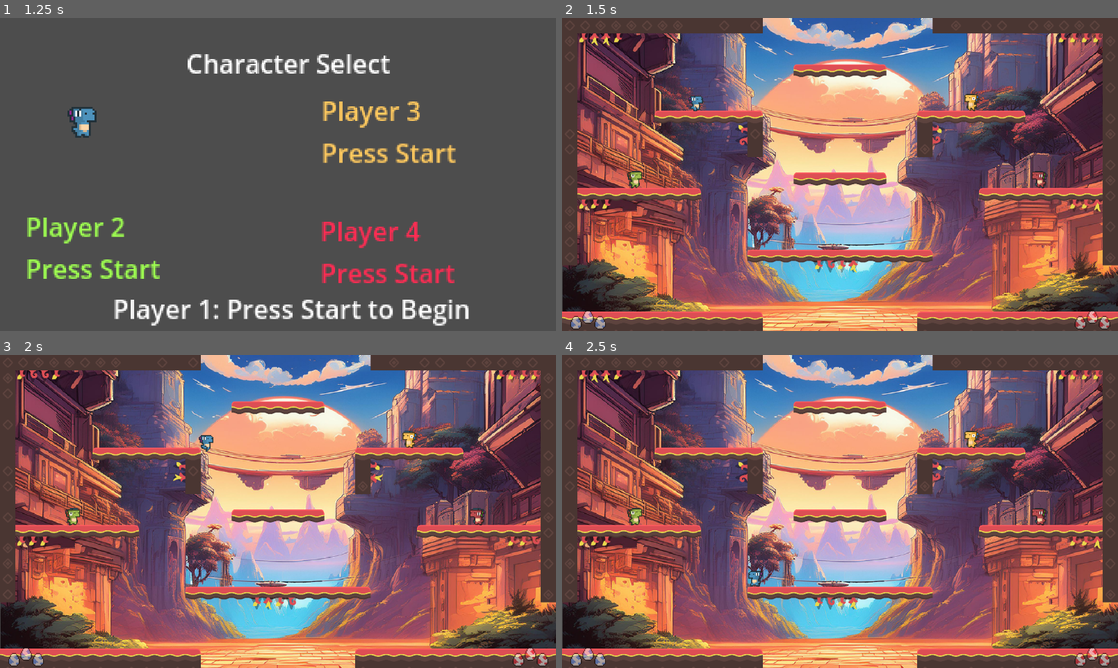
Above: before the commit, frames 1-4 (two rows, left to right).
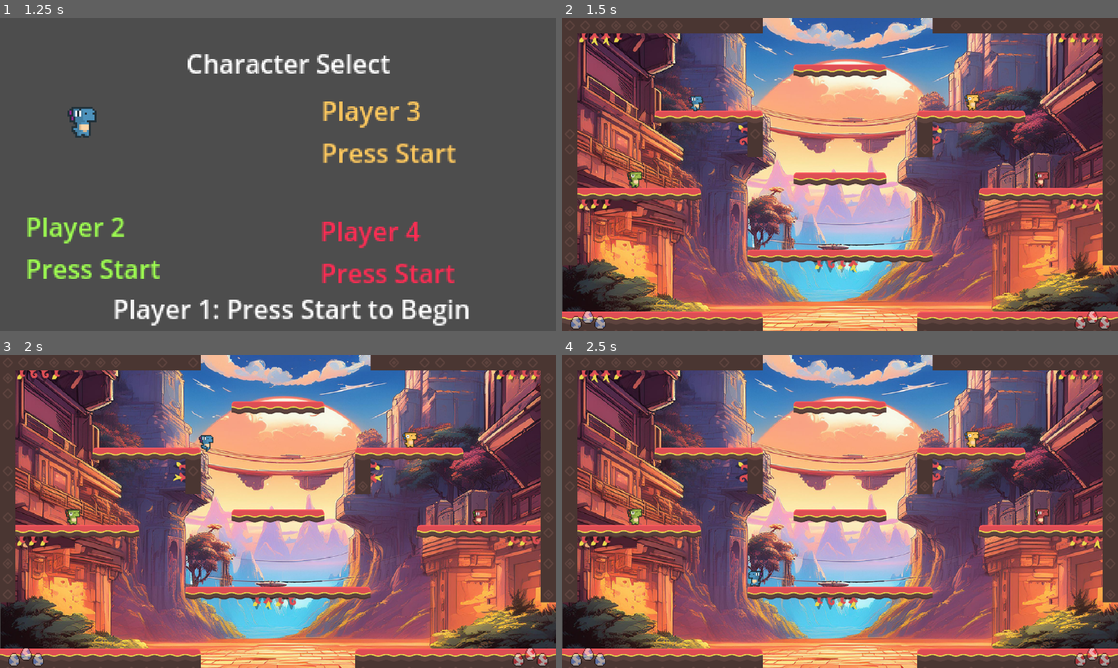
Above: after the commit, the same moments.

Repository: GomaGames/ggj-2025
Game: Godot game, scene res://Scenes/title.tscn
Two runs of this game, one before a commit and one after it. Both use one fixed random seed, a clock stepped at 60 frames per second and the inputs below.
Inputs:
- Up to frame 1 (1.25 s): tap Enter (any_start) at 0.5, 0.6 s; hold D (p1_right) from 0.53 s (still down)
- Up to frame 2 (1.5 s): keep holding D (p1_right); tap Enter (any_start) at 1.25, 1.35 s
- Up to frame 3 (2 s): keep holding D (p1_right)
- Up to frame 4 (2.5 s): release D (p1_right) at 2.03 s; hold A (p1_left) from 2.03 s (still down); tap Tab (p1_select) at 2.1 s; tap Enter (any_start) at 2.3 s

Frame 1 is identical in both runs. In frame 2, 0.2% of the frame differs, in the area x 12-88%, y 24-55%; in frame 3, 0.2%; in frame 4, 0.2%.

Commit message:
fix: various player 3 and 4 bugs
players 3 and 4 were flipped weird and only bubble themselves

Diff:
--- a/Maps/Map1.tscn
+++ b/Maps/Map1.tscn
@@ -468,14 +468,15 @@
 
 [node name="Player 3" parent="Players" node_paths=PackedStringArray("bubbles_container", "map_oneshot_anims_container", "player_spawn_points_container") instance=ExtResource("1_eil7l")]
 position = Vector2(849, 188)
-rotation = -3.14159
-scale = Vector2(1, -1)
 player_num = 3
 team_id = 2
 bubbles_container = NodePath("../../Bubbles")
 map_oneshot_anims_container = NodePath("../../OneShotAnimations")
 player_spawn_points_container = NodePath("../../PlayerSpawnPoints")
 
+[node name="Player 1" parent="Players/Player 3/Sprite" index="0"]
+visible = false
+
 [node name="Player 3" parent="Players/Player 3/Sprite" index="1"]
 visible = true
 
@@ -490,14 +491,15 @@
 
 [node name="Player 4" parent="Players" node_paths=PackedStringArray("bubbles_container", "map_oneshot_anims_container", "player_spawn_points_container") instance=ExtResource("1_eil7l")]
 position = Vector2(991, 349)
-rotation = -3.14159
-scale = Vector2(1, -1)
 player_num = 4
 team_id = 2
 bubbles_container = NodePath("../../Bubbles")
 map_oneshot_anims_container = NodePath("../../OneShotAnimations")
 player_spawn_points_container = NodePath("../../PlayerSpawnPoints")
 
+[node name="Player 1" parent="Players/Player 4/Sprite" index="0"]
+visible = false
+
 [node name="Player 4" parent="Players/Player 4/Sprite" index="3"]
 visible = true
 
--- a/Maps/Map2.tscn
+++ b/Maps/Map2.tscn
@@ -643,15 +643,16 @@
 process_material = SubResource("ParticleProcessMaterial_vol7d")
 
 [node name="Player 3" parent="Players" node_paths=PackedStringArray("bubbles_container", "map_oneshot_anims_container", "player_spawn_points_container") instance=ExtResource("9_w8ql3")]
-position = Vector2(869, 347)
-rotation = -3.14159
-scale = Vector2(1, -1)
+position = Vector2(869, 352)
 player_num = 3
 team_id = 2
 bubbles_container = NodePath("../../Bubbles")
 map_oneshot_anims_container = NodePath("../../OneShotAnimations")
 player_spawn_points_container = NodePath("../../PlayerSpawnPoints")
 
+[node name="Player 1" parent="Players/Player 3/Sprite" index="0"]
+visible = false
+
 [node name="Player 3" parent="Players/Player 3/Sprite" index="1"]
 visible = true
 
@@ -666,16 +667,18 @@
 
 [node name="Player 4" parent="Players" node_paths=PackedStringArray("bubbles_container", "map_oneshot_anims_container", "player_spawn_points_container") instance=ExtResource("9_w8ql3")]
 position = Vector2(877, 606)
-rotation = -3.14159
-scale = Vector2(1, -1)
 player_num = 4
 team_id = 2
 bubbles_container = NodePath("../../Bubbles")
 map_oneshot_anims_container = NodePath("../../OneShotAnimations")
 player_spawn_points_container = NodePath("../../PlayerSpawnPoints")
 
+[node name="Player 1" parent="Players/Player 4/Sprite" index="0"]
+visible = false
+
 [node name="Player 4" parent="Players/Player 4/Sprite" index="3"]
 visible = true
+animation = &"Hurt"
 
 [node name="KOParticles" parent="Players/Player 4/OneShotAnimations" index="0"]
 process_material = SubResource("ParticleProcessMaterial_rf8sk")
@@ -990,6 +993,7 @@
 
 [node name="BGM" type="AudioStreamPlayer2D" parent="."]
 stream = ExtResource("13_qqq52")
+autoplay = true
 parameters/looping = true
 
 [node name="Death1" type="AudioStreamPlayer2D" parent="."]
--- a/Maps/Map3.tscn
+++ b/Maps/Map3.tscn
@@ -468,14 +468,15 @@
 
 [node name="Player 3" parent="Players" node_paths=PackedStringArray("bubbles_container", "map_oneshot_anims_container", "player_spawn_points_container") instance=ExtResource("9_n4uyg")]
 position = Vector2(1024, 317)
-rotation = -3.14159
-scale = Vector2(1, -1)
 player_num = 3
 team_id = 2
 bubbles_container = NodePath("../../Bubbles")
 map_oneshot_anims_container = NodePath("../../OneShotAnimations")
 player_spawn_points_container = NodePath("../../PlayerSpawnPoints")
 
+[node name="Player 1" parent="Players/Player 3/Sprite" index="0"]
+visible = false
+
 [node name="Player 3" parent="Players/Player 3/Sprite" index="1"]
 visible = true
 
@@ -490,14 +491,15 @@
 
 [node name="Player 4" parent="Players" node_paths=PackedStringArray("bubbles_container", "map_oneshot_anims_container", "player_spawn_points_container") instance=ExtResource("9_n4uyg")]
 position = Vector2(989, 605)
-rotation = -3.14159
-scale = Vector2(1, -1)
 player_num = 4
 team_id = 2
 bubbles_container = NodePath("../../Bubbles")
 map_oneshot_anims_container = NodePath("../../OneShotAnimations")
 player_spawn_points_container = NodePath("../../PlayerSpawnPoints")
 
+[node name="Player 1" parent="Players/Player 4/Sprite" index="0"]
+visible = false
+
 [node name="Player 4" parent="Players/Player 4/Sprite" index="3"]
 visible = true
 
--- a/Maps/Map4.tscn
+++ b/Maps/Map4.tscn
@@ -721,14 +721,15 @@
 
 [node name="Player 3" parent="Players" node_paths=PackedStringArray("bubbles_container", "map_oneshot_anims_container", "player_spawn_points_container") instance=ExtResource("9_vtpdi")]
 position = Vector2(880, 255)
-rotation = -3.14159
-scale = Vector2(1, -1)
 player_num = 3
 team_id = 2
 bubbles_container = NodePath("../../Bubbles")
 map_oneshot_anims_container = NodePath("../../OneShotAnimations")
 player_spawn_points_container = NodePath("../../PlayerSpawnPoints")
 
+[node name="Player 1" parent="Players/Player 3/Sprite" index="0"]
+visible = false
+
 [node name="Player 3" parent="Players/Player 3/Sprite" index="1"]
 visible = true
 
@@ -743,14 +744,15 @@
 
 [node name="Player 4" parent="Players" node_paths=PackedStringArray("bubbles_container", "map_oneshot_anims_container", "player_spawn_points_container") instance=ExtResource("9_vtpdi")]
 position = Vector2(944, 415)
-rotation = -3.14159
-scale = Vector2(1, -1)
 player_num = 4
 team_id = 2
 bubbles_container = NodePath("../../Bubbles")
 map_oneshot_anims_container = NodePath("../../OneShotAnimations")
 player_spawn_points_container = NodePath("../../PlayerSpawnPoints")
 
+[node name="Player 1" parent="Players/Player 4/Sprite" index="0"]
+visible = false
+
 [node name="Player 4" parent="Players/Player 4/Sprite" index="3"]
 visible = true
 
--- a/Maps/Map5.tscn
+++ b/Maps/Map5.tscn
@@ -354,14 +354,15 @@
 
 [node name="Player 3" parent="Players" node_paths=PackedStringArray("bubbles_container", "map_oneshot_anims_container", "player_spawn_points_container") instance=ExtResource("1_eil7l")]
 position = Vector2(849, 201)
-rotation = -3.14159
-scale = Vector2(1, -1)
 player_num = 3
 team_id = 2
 bubbles_container = NodePath("../../Bubbles")
 map_oneshot_anims_container = NodePath("../../OneShotAnimations")
 player_spawn_points_container = NodePath("../../PlayerSpawnPoints")
 
+[node name="Player 1" parent="Players/Player 3/Sprite" index="0"]
+visible = false
+
 [node name="Player 3" parent="Players/Player 3/Sprite" index="1"]
 visible = true
 
@@ -376,14 +377,15 @@
 
 [node name="Player 4" parent="Players" node_paths=PackedStringArray("bubbles_container", "map_oneshot_anims_container", "player_spawn_points_container") instance=ExtResource("1_eil7l")]
 position = Vector2(991, 355)
-rotation = -3.14159
-scale = Vector2(1, -1)
 player_num = 4
 team_id = 2
 bubbles_container = NodePath("../../Bubbles")
 map_oneshot_anims_container = NodePath("../../OneShotAnimations")
 player_spawn_points_container = NodePath("../../PlayerSpawnPoints")
 
+[node name="Player 1" parent="Players/Player 4/Sprite" index="0"]
+visible = false
+
 [node name="Player 4" parent="Players/Player 4/Sprite" index="3"]
 visible = true
 
--- a/Scenes/map_select.tscn
+++ b/Scenes/map_select.tscn
@@ -2161,9 +2161,6 @@
 [node name="CollisionShape2D" parent="Maps/Map4/MapPreview4/Platforms/Platform7" index="0"]
 shape = SubResource("RectangleShape2D_ttbbg")
 
-[node name="BGM" parent="Maps/Map4/MapPreview4" index="9"]
-autoplay = false
-
 [node name="Label6" type="Label" parent="Maps/Map4"]
 offset_left = 65.0
 offset_top = 6.0
--- a/Sprites/Player.tscn
+++ b/Sprites/Player.tscn
@@ -236,7 +236,7 @@
 "duration": 1.0,
 "texture": SubResource("AtlasTexture_qafng")
 }],
-"loop": true,
+"loop": false,
 "name": &"Hurt",
 "speed": 5.0
 }, {
@@ -270,7 +270,7 @@
 "duration": 1.0,
 "texture": SubResource("AtlasTexture_v08wf")
 }],
-"loop": true,
+"loop": false,
 "name": &"Kick",
 "speed": 20.0
 }, {
@@ -378,7 +378,7 @@
 "duration": 1.0,
 "texture": SubResource("AtlasTexture_80hyh")
 }],
-"loop": true,
+"loop": false,
 "name": &"Hurt",
 "speed": 20.0
 }, {
@@ -412,7 +412,7 @@
 "duration": 1.0,
 "texture": SubResource("AtlasTexture_hytdu")
 }],
-"loop": true,
+"loop": false,
 "name": &"Kick",
 "speed": 5.0
 }, {
@@ -520,7 +520,7 @@
 "duration": 1.0,
 "texture": SubResource("AtlasTexture_bhck5")
 }],
-"loop": true,
+"loop": false,
 "name": &"Hurt",
 "speed": 20.0
 }, {
@@ -554,7 +554,7 @@
 "duration": 1.0,
 "texture": SubResource("AtlasTexture_5vfpf")
 }],
-"loop": true,
+"loop": false,
 "name": &"Kick",
 "speed": 20.0
 }, {
@@ -668,28 +668,28 @@
 position = Vector2(1, -17)
 scale = Vector2(2, 2)
 sprite_frames = SubResource("SpriteFrames_f7ulr")
-animation = &"Hurt"
+animation = &"Walk"
 
 [node name="Player 3" type="AnimatedSprite2D" parent="Sprite"]
 visible = false
 position = Vector2(1, -18)
 scale = Vector2(2, 2)
 sprite_frames = SubResource("SpriteFrames_6v5x1")
-animation = &"Walk"
+animation = &"Hurt"
 
 [node name="Player 2" type="AnimatedSprite2D" parent="Sprite"]
 visible = false
 position = Vector2(2, -18)
 scale = Vector2(2, 2)
 sprite_frames = SubResource("SpriteFrames_61kys")
-animation = &"Kick"
+animation = &"Walk"
 
 [node name="Player 4" type="AnimatedSprite2D" parent="Sprite"]
 visible = false
 position = Vector2(0, -18)
 scale = Vector2(2, 2)
 sprite_frames = SubResource("SpriteFrames_qqjw0")
-animation = &"Kick"
+animation = &"Idle"
 
 [node name="Facing" type="Node2D" parent="."]
 
--- a/Sprites/player.gd
+++ b/Sprites/player.gd
@@ -249,7 +249,6 @@
 			velocity.y = -JUMP_SPEED
 			jump_count += 1
 			playing_animation = true
-			animatedSprite.play(&"Hurt")
 			$"Jump".play()
 
 	# apply any shove forces
Not shown, changed: export_presets.cfg
